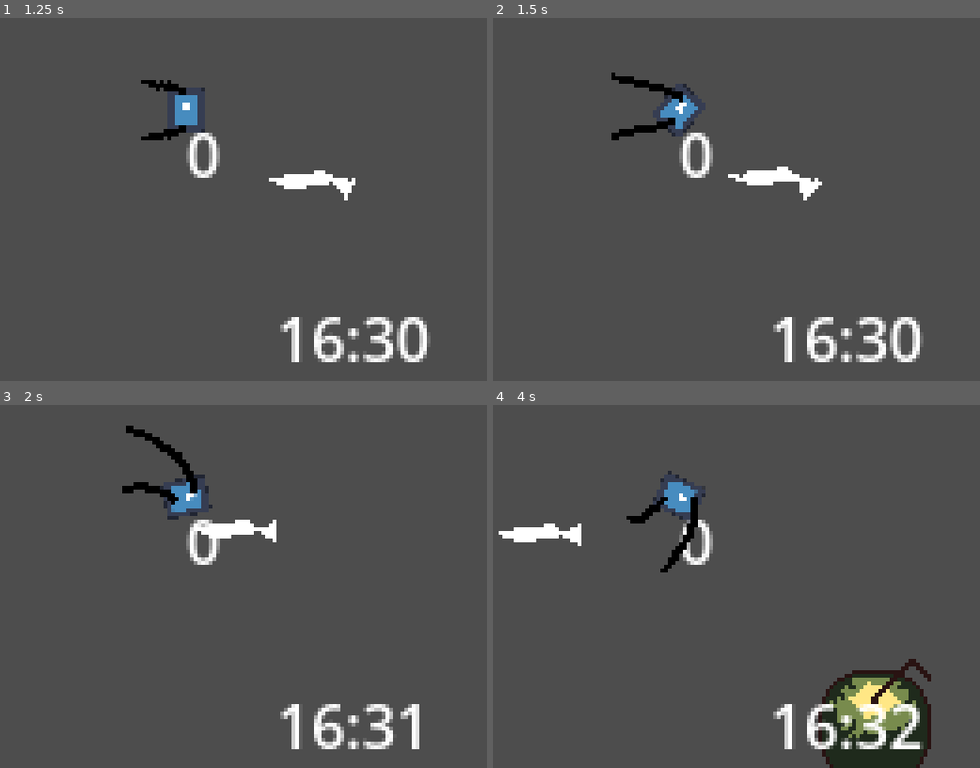
Above: before the commit, frames 1-4 (two rows, left to right).
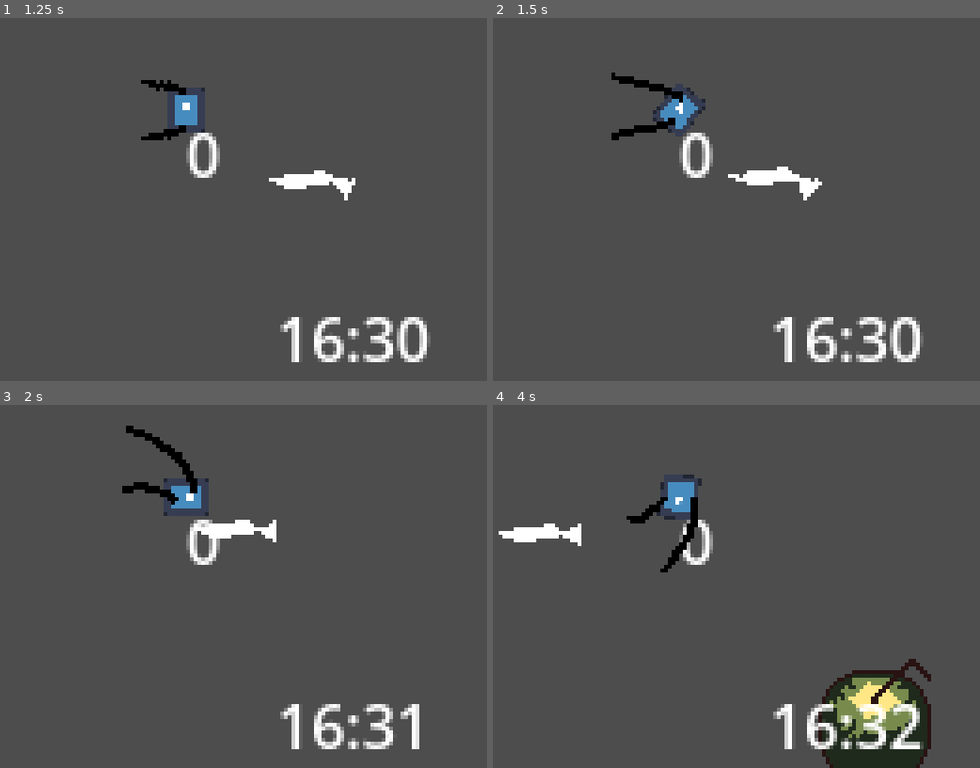
Above: after the commit, the same moments.

Repository: andrebariani/gbjam_12_spooky_fishing
Game: Godot game, scene res://scenes/test_scene.tscn
Two runs of this game, one before a commit and one after it. Both use one fixed random seed, a clock stepped at 60 frames per second and the inputs below. The engine's default icon, where the game draws it, is replaced by a stand-in: a white triangle on a blue panel in a dark square.
Inputs:
- Up to frame 1 (1.25 s): tap Enter at 0.5 s; hold Right (right) from 0.53 s (still down); tap Z (A) at 0.6 s; tap X (B) at 0.8 s
- Up to frame 2 (1.5 s): release Right (right) at 1.28 s; hold Down (down) from 1.28 s (still down); tap X (B) at 1.35 s
- Up to frame 3 (2 s): keep holding Down (down); tap Z (A) at 1.55 s
- Up to frame 4 (4 s): release Down (down) at 2.03 s; hold Right (right) 2.03-2.78 s; tap Z (A) at 2.1, 3.05, 3.6 s; tap X (B) at 2.3, 2.85, 3.8 s; hold Up (up) 2.78-3.53 s; hold Left (left) from 3.53 s (still down)

Frame 1 is identical in both runs. In frame 2, 0.1% of the frame differs, in the area x 32-44%, y 18-33%; in frame 3, 0.2%; in frame 4, 0.3%.

Commit message:
correct directional rotation

Diff:
--- a/scenes/entities/player/player_boat.gd
+++ b/scenes/entities/player/player_boat.gd
@@ -20,7 +20,8 @@
 @export var input_cancel := 'B'
 
 const SPEED = 50.0
-const ROTATION_SPEED = 0.05
+const ROTATION_SPEED = 0.5
+const ARROW_ROTATION_SPEED = 0.5
 const FRICTION = 25
 const ACCEL = 50
 
@@ -68,6 +69,12 @@
 	tackle_instance = null
 
 
+func rotate_to_direction(_rotation: float, _dir: Vector2, _speed: float, delta: float):
+	var tangent = atan2(_dir.y, _dir.x)
+	var theta = wrapf(tangent - _rotation, -PI, PI)
+	return clamp(_speed * TAU * delta, 0, abs(theta)) * sign(theta)
+
+
 func update_inputs():
 	#if ControllerManager.is_controller_active():
 		#inputs.dirv.x = Input.get_axis("move_left_controller", "move_right_controller")
--- a/scenes/entities/player/player_boat.tscn
+++ b/scenes/entities/player/player_boat.tscn
@@ -74,6 +74,7 @@
 
 [node name="pos" type="Label" parent="Debug"]
 visible = false
+layout_mode = 0
 offset_left = -94.0
 offset_top = -25.0
 offset_right = 99.0
--- a/scenes/entities/player/states/cast.gd
+++ b/scenes/entities/player/states/cast.gd
@@ -30,8 +30,10 @@
 	e.velocity = e.velocity.move_toward(Vector2.ZERO, e.FRICTION * delta)
 
 	if e.inputs.dirv != Vector2.ZERO and not button_pressed:
-		var input_angle = e.inputs.dirv.normalized().angle()
-		e.arrow_sprite.rotation = lerp(e.arrow_sprite.rotation, input_angle, e.ROTATION_SPEED)
+		e.arrow_sprite.rotation += e.rotate_to_direction(
+			e.arrow_sprite.rotation,e.inputs.dirv, e.ARROW_ROTATION_SPEED, delta
+		)
+
 		cast_dir = Vector2.from_angle(e.arrow_sprite.rotation)
 
 	if button_pressed:
--- a/scenes/entities/player/states/idle.gd
+++ b/scenes/entities/player/states/idle.gd
@@ -5,8 +5,6 @@
 
 	e.velocity = e.velocity.move_toward(Vector2.ZERO, e.FRICTION * delta)
 
-	#print_debug(e.inputs)
-
 	if e.inputs.dirv:
 		end("Move")
 	elif e.get_input(e.input_start, 'just_released'):
--- a/scenes/entities/player/states/move.gd
+++ b/scenes/entities/player/states/move.gd
@@ -1,15 +1,17 @@
 extends State
 
-#func begin():
-	#var e: PlayerBoat = e
 
 func run(delta):
 	var e: PlayerBoat = entity
 
 	e.velocity = e.velocity.move_toward(e.inputs.dirv * e.SPEED, e.ACCEL * delta)
 
-	var input_angle = e.inputs.dirv.normalized().angle()
-	e.sprite.rotation = lerp(e.sprite.rotation, input_angle, e.ROTATION_SPEED)
+	#var input_angle = e.inputs.dirv.normalized().angle()
+	#e.sprite.rotation = lerp(e.sprite.rotation, input_angle, e.ROTATION_SPEED)
+
+	e.sprite.rotation += e.rotate_to_direction(
+		e.sprite.rotation,e.inputs.dirv, e.ROTATION_SPEED, delta
+	)
 
 	if e.inputs.dirv == Vector2.ZERO:
 		end("Idle")
